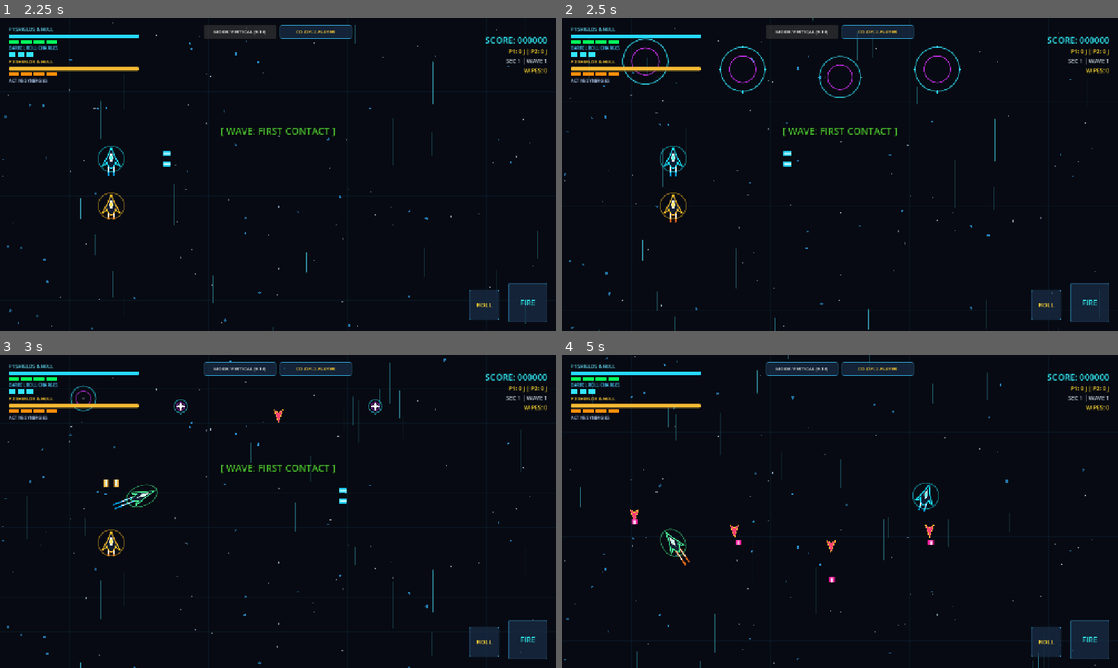
Above: before the commit, frames 1-4 (two rows, left to right).
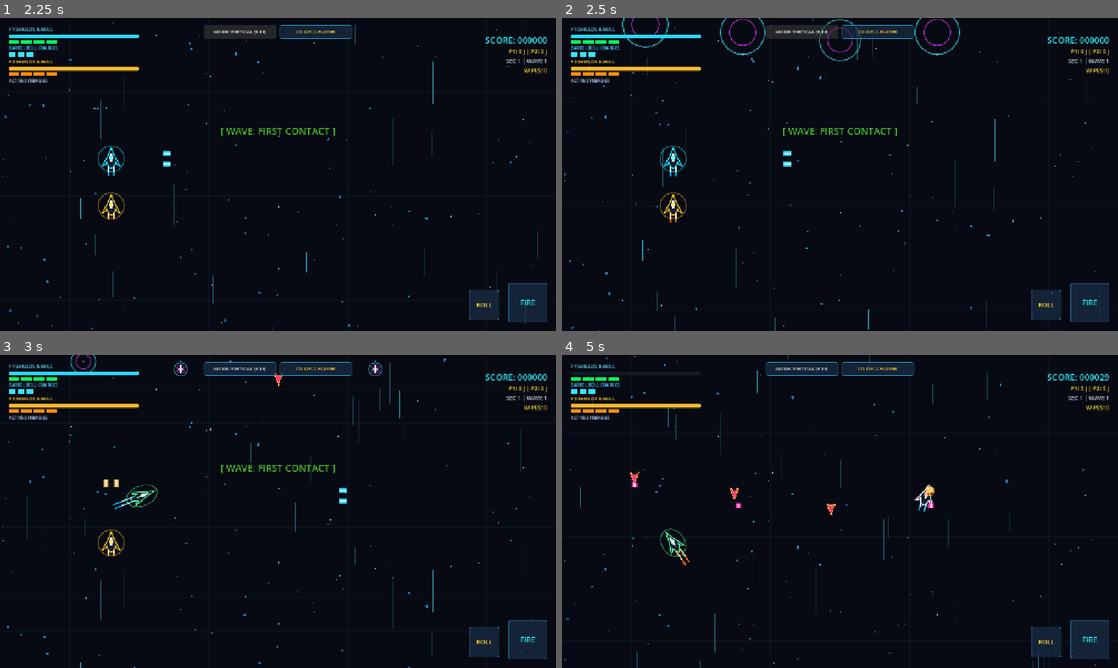
Above: after the commit, the same moments.

Repository: KalaniEhuKai/pilot-wave-d
Game: Godot game, scene res://scenes/Main.tscn
The game is run twice, just before and just after one commit, with the same random seed, the same clock (stepped at 60 frames per second) and the same inputs.
Inputs (mouse positions are in pixels of both pictures, inside the frame that each line leads up to):
- Up to frame 1 (2.25 s): click "MODE: 1-PLAYER" at 0.5 s; click "ENGAGE COMBAT PATROL [ENTER]" at 1.25 s; click "MODE: HORIZONTAL (16:9)" at 2 s
- Up to frame 2 (2.5 s): no input
- Up to frame 3 (3 s): tap Enter (p2_fire) at 2.75 s; move the mouse to (400, 495) at 2.77 s; hold D (move_right) from 2.78 s (still down); tap Shift (barrel_roll) at 2.85 s; click (400, 495) at 2.92 s
- Up to frame 4 (5 s): release D (move_right) at 3.5 s; drag from (728, 527) to (1023, 502) at 3.52 s; move the mouse to (895, 442) at 4.27 s; hold D (move_right) from 4.28 s (still down); tap Ctrl (p2_barrel_roll) at 4.35 s

Frame 1 is identical in both runs. In frame 2, 1.2% of the frame differs, in the area x 10-72%, y 0-26%; in frame 3, 0.5%; in frame 4, 0.8%.

Commit message:
Adjust enemy and hazard forward horizon spawn margin to 15px from screen edge

Diff:
--- a/autoload/GameAxis.gd
+++ b/autoload/GameAxis.gd
@@ -73,12 +73,12 @@
 func get_spawn_line(offset_along_lateral: float = 0.5) -> Vector2:
 	var rect = get_viewport_rect()
 	if is_vertical:
-		# Spawns near top edge, fully visible on-screen
-		var x = rect.position.x + rect.size.x * clampf(offset_along_lateral, 0.08, 0.92)
-		var y = rect.position.y + 100.0
+		# Spawns 15px from top edge, close to screen edge but on-screen
+		var x = rect.position.x + rect.size.x * clampf(offset_along_lateral, 0.05, 0.95)
+		var y = rect.position.y + 15.0
 		return Vector2(x, y)
 	else:
-		# Spawns near right edge, fully visible on-screen
-		var x = rect.position.x + rect.size.x - 120.0
-		var y = rect.position.y + rect.size.y * clampf(offset_along_lateral, 0.08, 0.92)
+		# Spawns 15px from right edge, close to screen edge but on-screen
+		var x = rect.position.x + rect.size.x - 15.0
+		var y = rect.position.y + rect.size.y * clampf(offset_along_lateral, 0.05, 0.95)
 		return Vector2(x, y)
--- a/scripts/DecoherenceSpawner.gd
+++ b/scripts/DecoherenceSpawner.gd
@@ -117,13 +117,13 @@
 	var rect = GameAxis.get_viewport_rect()
 	if GameAxis.is_vertical:
 		return Vector2(
-			clampf(pos.x, rect.position.x + 60.0, rect.position.x + rect.size.x - 60.0),
-			clampf(pos.y, rect.position.y + 64.0, rect.position.y + 200.0)
+			clampf(pos.x, rect.position.x + 15.0, rect.position.x + rect.size.x - 15.0),
+			clampf(pos.y, rect.position.y + 15.0, rect.position.y + 180.0)
 		)
 	else:
 		return Vector2(
-			clampf(pos.x, rect.position.x + rect.size.x - 260.0, rect.position.x + rect.size.x - 64.0),
-			clampf(pos.y, rect.position.y + 60.0, rect.position.y + rect.size.y - 60.0)
+			clampf(pos.x, rect.position.x + rect.size.x - 220.0, rect.position.x + rect.size.x - 15.0),
+			clampf(pos.y, rect.position.y + 15.0, rect.position.y + rect.size.y - 15.0)
 		)
 
 func _cleanup_stale_hazards() -> void:
--- a/scripts/TestRunner.gd
+++ b/scripts/TestRunner.gd
@@ -439,7 +439,7 @@
 	print(" - 13F: Wave 1 gentle onboarding encounter (FIRST CONTACT) verified.")
 
 	# 13G: On-Screen Horizon Spawning Verification
-	print("\nSTEP 13G: Testing On-Screen Forward Horizon Spawning & Clamping...")
+	print("\nSTEP 13G: Testing On-Screen Forward Horizon Spawning & Clamping (15px Edge Margin)...")
 	var vp_rect = GameAxis.get_viewport_rect()
 
 	# Test horizontal spawn line
@@ -449,8 +449,8 @@
 		assert(vp_rect.has_point(pt), "Horizontal spawn point %s must be inside viewport!" % pt)
 		var clamped = spawner._clamp_to_spawn_zone(pt)
 		assert(vp_rect.has_point(clamped), "Clamped spawn point %s must be inside viewport!" % clamped)
-		assert(clamped.x <= vp_rect.position.x + vp_rect.size.x - 60.0, "Clamped X must have at least 60px margin from right edge!")
-		assert(clamped.x >= vp_rect.position.x + vp_rect.size.x - 260.0, "Clamped X must be on the forward horizon band!")
+		assert(clamped.x <= vp_rect.position.x + vp_rect.size.x - 15.0, "Clamped X must be within 15px of right edge!")
+		assert(clamped.x >= vp_rect.position.x + vp_rect.size.x - 240.0, "Clamped X must be on the forward horizon band!")
 
 	# Test vertical spawn line
 	GameAxis.set_axis_vertical(true)
@@ -460,11 +460,11 @@
 		assert(vp_rect_v.has_point(pt), "Vertical spawn point %s must be inside viewport!" % pt)
 		var clamped = spawner._clamp_to_spawn_zone(pt)
 		assert(vp_rect_v.has_point(clamped), "Clamped vertical point %s must be inside viewport!" % clamped)
-		assert(clamped.y >= vp_rect_v.position.y + 60.0, "Clamped Y must have at least 60px margin from top edge!")
+		assert(clamped.y >= vp_rect_v.position.y + 15.0, "Clamped Y must be within 15px of top edge!")
 
 	# Reset axis back to horizontal
 	GameAxis.set_axis_vertical(false)
-	print(" - 13G: Horizon spawn points and clamping verified strictly on-screen in both orientations.")
+	print(" - 13G: Horizon spawn points and clamping verified 15px from screen edge in both orientations.")
 
 	print("\n====================================================")
 	print("--- ALL VERIFICATION TESTS PASSED 100% CLEANLY ---")
